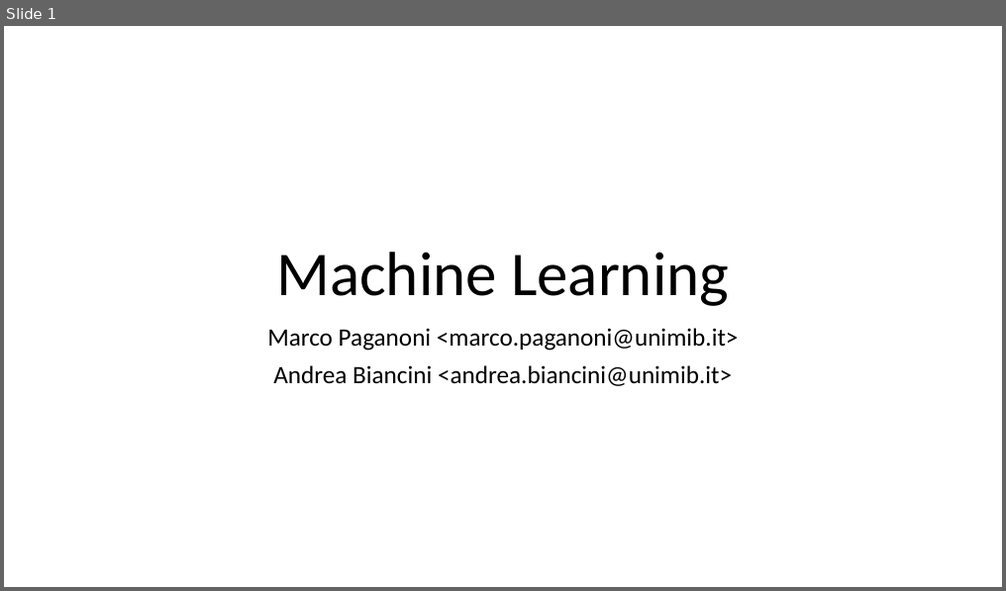
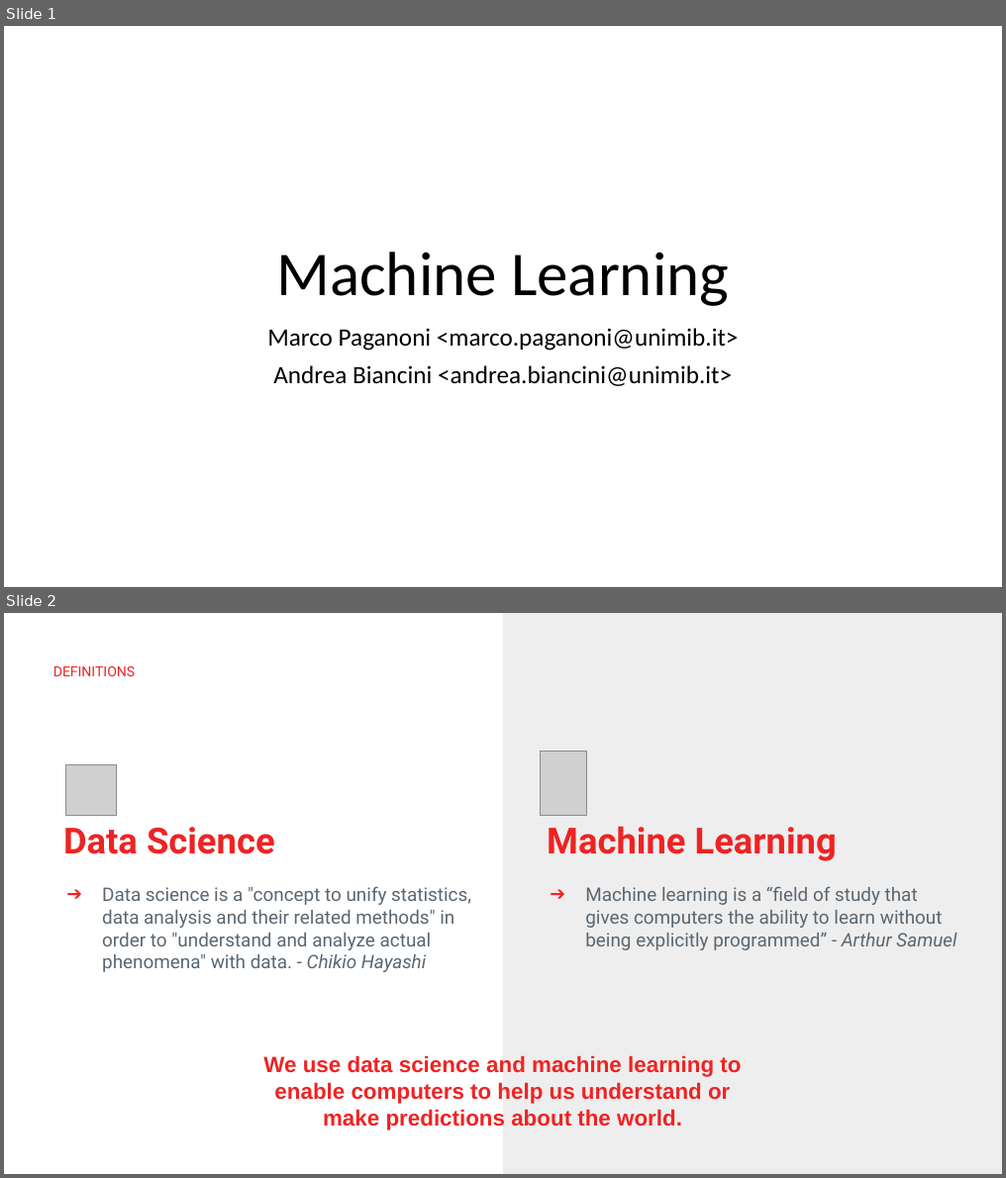
Before and after one commit to soldanoale/DataScience-HEP, a slide deck: Lezione 1.B - ML.pptx. Shown one above the other, each under a label of ours: slide 1 before the commit, slides 1 and 2 after it. The pictures are 1006x591 and 1006x1178 pixels, drawn with LibreOffice and Linux fonts; fonts in the diff are those of the drawing; grey boxes stand for pictures. Boxes give left, top, right and bottom in pixels: in the first picture for what was removed or moved away, otherwise in the second. Text is boxed around its words. In the diff, an @@ line names an element or a change of style, - is before the commit and + after.

```diff
--- a/Lezione 1.B - ML.pptx
+++ b/Lezione 1.B - ML.pptx
@@ slide 2 added at bbox=[4, 613, 1002, 1174], background #FFFFFF @@
@@ rectangle added at bbox=[503, 613, 1002, 1174], fill #EEEEEE @@
@@ text added at bbox=[54, 666, 135, 676], 13.3 pt, text #EE2324 @@
+DEFINITIONS
@@ picture added at bbox=[540, 751, 586, 815] @@
@@ picture added at bbox=[66, 765, 117, 816] @@
@@ text added at bbox=[63, 827, 275, 855], 34.7 pt, text #EE2324, bold @@
+Data Science
@@ text added at bbox=[547, 826, 837, 861], 34.7 pt, text #EE2324, bold @@
+Machine Learning
@@ text added at bbox=[102, 886, 471, 972], 18 pt, text #5A6772 @@
+➔ Data science is a "concept to unify statistics, data analysis and their related methods" in order to "understand and analyze actual phenomena" with data. - Chikio Hayashi
@@ text added at bbox=[585, 886, 956, 951], 18 pt, text #5A6772 @@
+➔ Machine learning is a “field of study that gives computers the ability to learn without being explicitly programmed” - Arthur Samuel
@@ text added at bbox=[263, 1056, 741, 1131], 21.3 pt, text #EE2324, bold @@
+We use data science and machine learning to enable computers to help us understand or make predictions about the world.
```
Also in this commit, not shown: 6 slides changed, 3 other slides added, 1 other file.
